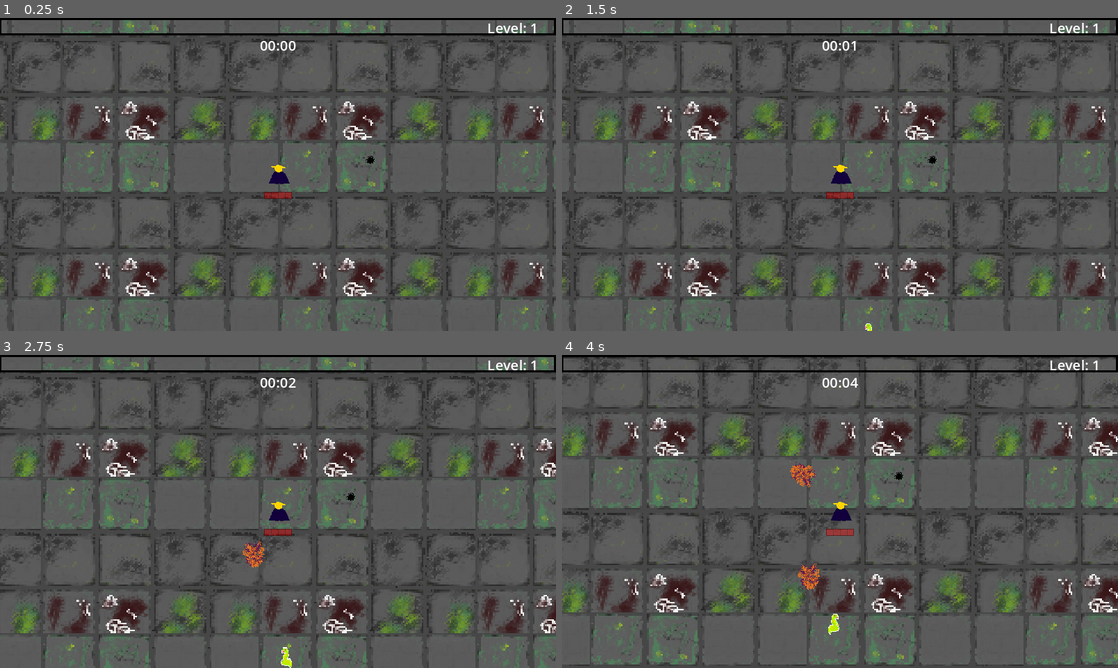
Above: before the commit, frames 1-4 (two rows, left to right).
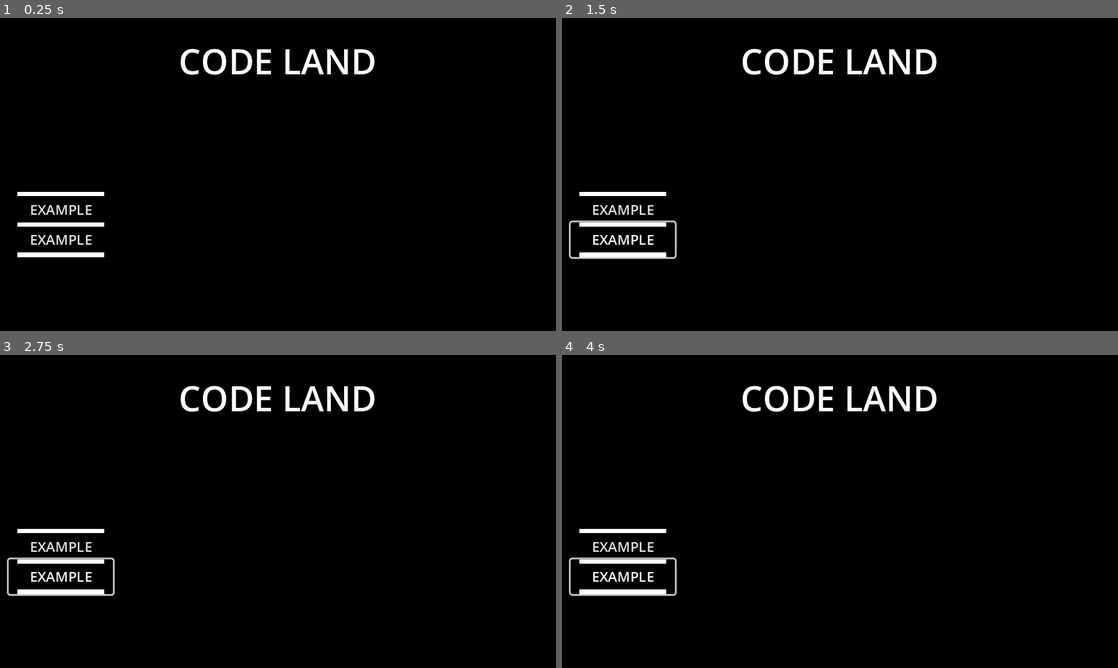
Above: after the commit, the same moments.

Repository: Jujubileuu/Code-Land
Game: Godot game, scene res://MenuScreen/menu.tscn
Two runs of this game, one before a commit and one after it. Both use one fixed random seed, a clock stepped at 60 frames per second and the inputs below. Before the commit the project starts from res://main.tscn. Video files are missing from this copy of the repository; at most half a second of black plays in their place.
Inputs (mouse positions are in pixels of both pictures, inside the frame that each line leads up to):
- Up to frame 1 (0.25 s): no input
- Up to frame 2 (1.5 s): click (623, 208) at 0.5 s, where only the run after the commit has a clickable "EXAMPLE"; click (623, 240) at 1.25 s, where only the run after the commit has a clickable "EXAMPLE"
- Up to frame 3 (2.75 s): move the mouse to (400, 495) at 2.02 s; hold D (right) from 2.03 s (still down); click (400, 495) at 2.1 s
- Up to frame 4 (4 s): move the mouse to (728, 527) at 2.77 s; release D (right) at 2.78 s; hold S (down) 2.78-3.53 s; click (728, 527) at 2.85 s; move the mouse to (895, 442) at 3.52 s; hold D (right) from 3.53 s (still down); click (895, 442) at 3.6 s

The runs differ from the first frame. In frame 1, 98% of the frame differs, in the area x 0-100%, y 0-100%; in frame 2, 98%; in frame 3, 98%; in frame 4, 98%.

Commit message:
Create Menu

Diff:
--- a/gametest/Jogador/jogador.gd
+++ b/gametest/Jogador/jogador.gd
@@ -261,7 +261,7 @@
 	deathPanel.visible = true
 	get_tree().paused = true
 	var tween = deathPanel.create_tween()
-	tween.tween_property(deathPanel,"position",Vector2(220,50),3.0).set_trans(Tween.TRANS_QUINT).set_ease(Tween.EASE_OUT)
+	tween.tween_property(deathPanel,"modulate",Color8(255,255,255,255),5).set_trans(Tween.TRANS_QUINT).set_ease(Tween.EASE_OUT)
 	tween.play()
 	if time >= 600:
 		lblResult.text = "SINTA-SE CODADO"
--- a/gametest/Jogador/jogador.tscn
+++ b/gametest/Jogador/jogador.tscn
@@ -8,6 +8,7 @@
 [ext_resource type="Texture2D" uid="uid://cwebj83ndibnb" path="res://Texturas/GUI/healthbar - Copia.png" id="6_x7xd8"]
 [ext_resource type="Texture2D" uid="uid://dx2vbyo26uyip" path="res://Texturas/GUI/health - Copia.png" id="7_t25b2"]
 [ext_resource type="PackedScene" uid="uid://ciaocokcky53" path="res://Utilidade/basic_button.tscn" id="8_ajqeu"]
+[ext_resource type="Texture2D" uid="uid://cv0o8a1evnf6c" path="res://Texturas/gameover.png" id="8_li8jj"]
 
 [sub_resource type="CapsuleShape2D" id="CapsuleShape2D_378vh"]
 radius = 45.0
@@ -157,17 +158,25 @@
 [node name="DeathPanel" type="Panel" parent="GUILayer/GUI"]
 unique_name_in_owner = true
 process_mode = 2
-layout_mode = 0
-offset_left = 225.0
-offset_top = -273.0
-offset_right = 425.0
-offset_bottom = -23.0
+visible = false
+modulate = Color(1, 1, 1, 0)
+layout_mode = 0
+offset_right = 640.0
+offset_bottom = 360.0
+
+[node name="TextureRect" type="TextureRect" parent="GUILayer/GUI/DeathPanel"]
+layout_mode = 0
+offset_right = 640.0
+offset_bottom = 360.0
+texture = ExtResource("8_li8jj")
 
 [node name="lbl_Result" type="Label" parent="GUILayer/GUI/DeathPanel"]
 unique_name_in_owner = true
 layout_mode = 0
-offset_right = 200.0
-offset_bottom = 50.0
+offset_top = 35.0
+offset_right = 640.0
+offset_bottom = 85.0
+theme_override_font_sizes/font_size = 30
 text = "RESULTADO"
 horizontal_alignment = 1
 vertical_alignment = 1
@@ -180,10 +189,10 @@
 
 [node name="btn_menu" parent="GUILayer/GUI/DeathPanel" instance=ExtResource("8_ajqeu")]
 layout_mode = 0
-offset_left = 60.0
-offset_top = 200.0
-offset_right = 140.0
-offset_bottom = 231.0
+offset_left = 280.0
+offset_top = 180.0
+offset_right = 360.0
+offset_bottom = 211.0
 text = "MENU"
 
 [node name="lblTimer" type="Label" parent="GUILayer/GUI"]
--- /dev/null
+++ b/gametest/MenuScreen/menu.gd
@@ -0,0 +1,9 @@
+extends Control
+
+var level = "res://main.tscn"
+
+func _on_btn_play_click_end():
+	var _level = get_tree().change_scene_to_file(level)
+
+func _on_btn_exit_click_end():
+	get_tree().quit()
--- /dev/null
+++ b/gametest/MenuScreen/menu.tscn
@@ -0,0 +1,75 @@
+[gd_scene load_steps=4 format=3 uid="uid://dg0q5232s6edv"]
+
+[ext_resource type="PackedScene" uid="uid://ciaocokcky53" path="res://Utilidade/basic_button.tscn" id="1_kgq80"]
+[ext_resource type="Script" path="res://MenuScreen/menu.gd" id="1_s3j26"]
+[ext_resource type="VideoStream" path="res://Texturas/menu.ogv" id="2_d5dep"]
+
+[node name="menu" type="Control"]
+layout_mode = 3
+anchors_preset = 15
+anchor_right = 1.0
+anchor_bottom = 1.0
+grow_horizontal = 2
+grow_vertical = 2
+script = ExtResource("1_s3j26")
+
+[node name="VideoStreamPlayer" type="VideoStreamPlayer" parent="."]
+layout_mode = 0
+offset_right = 640.0
+offset_bottom = 360.0
+stream = ExtResource("2_d5dep")
+autoplay = true
+expand = true
+loop = true
+
+[node name="ColorRect" type="ColorRect" parent="."]
+layout_mode = 0
+offset_left = 20.0
+offset_top = 200.0
+offset_right = 120.0
+offset_bottom = 205.0
+color = Color(127.612, 128.498, 128.498, 1)
+
+[node name="ColorRect2" type="ColorRect" parent="."]
+offset_left = 20.0
+offset_top = 235.0
+offset_right = 120.0
+offset_bottom = 240.0
+color = Color(127.612, 128.498, 128.498, 1)
+
+[node name="ColorRect3" type="ColorRect" parent="."]
+offset_left = 20.0
+offset_top = 270.0
+offset_right = 120.0
+offset_bottom = 275.0
+color = Color(127.612, 128.498, 128.498, 1)
+
+[node name="Label" type="Label" parent="."]
+layout_mode = 0
+offset_right = 640.0
+offset_bottom = 100.0
+theme_override_font_sizes/font_size = 40
+text = "CODE LAND"
+horizontal_alignment = 1
+vertical_alignment = 1
+
+[node name="btn_play" parent="." instance=ExtResource("1_kgq80")]
+layout_mode = 0
+offset_left = 10.0
+offset_top = 200.0
+offset_right = 130.0
+offset_bottom = 240.0
+theme_type_variation = &"FlatButton"
+
+[node name="btn_exit" parent="." instance=ExtResource("1_kgq80")]
+layout_mode = 0
+offset_left = 10.0
+offset_top = 235.0
+offset_right = 130.0
+offset_bottom = 275.0
+theme_type_variation = &"FlatButton"
+
+[connection signal="click_end" from="btn_play" to="." method="_on_btn_play_click_end"]
+[connection signal="click_end" from="btn_play" to="btn_play" method="_on_click_end"]
+[connection signal="click_end" from="btn_exit" to="." method="_on_btn_exit_click_end"]
+[connection signal="click_end" from="btn_exit" to="btn_exit" method="_on_click_end"]
--- a/gametest/Utilidade/basic_button.gd
+++ b/gametest/Utilidade/basic_button.gd
@@ -1,3 +1,14 @@
 extends Button
 
 signal click_end()
+
+func _on_mouse_entered():
+	pass
+	#$snd_hover.play()
+
+func _on_mouse_exited():
+	pass
+	#$snd_click.play()
+
+func _on_sdn_click_finished():
+	emit_signal("click_end")
--- a/gametest/Utilidade/basic_button.tscn
+++ b/gametest/Utilidade/basic_button.tscn
@@ -8,3 +8,11 @@
 offset_bottom = 8.0
 text = "EXAMPLE"
 script = ExtResource("1_0gjvn")
+
+[node name="sdn_hover" type="AudioStreamPlayer" parent="."]
+
+[node name="sdn_click" type="AudioStreamPlayer" parent="."]
+
+[connection signal="mouse_entered" from="." to="." method="_on_mouse_entered"]
+[connection signal="mouse_exited" from="." to="." method="_on_mouse_exited"]
+[connection signal="finished" from="sdn_click" to="." method="_on_sdn_click_finished"]
--- a/gametest/Utilidade/enemy_spawner.gd
+++ b/gametest/Utilidade/enemy_spawner.gd
@@ -4,7 +4,7 @@
 
 @onready var player = get_tree().get_first_node_in_group("player")
 
-var time = 0
+var time = 299
 
 signal changetime(time)
 
--- a/gametest/project.godot
+++ b/gametest/project.godot
@@ -11,7 +11,7 @@
 [application]
 
 config/name="GameTest"
-run/main_scene="res://main.tscn"
+run/main_scene="res://MenuScreen/menu.tscn"
 config/features=PackedStringArray("4.3", "Forward Plus")
 config/icon="res://icon.svg"
 
Not shown: 1 places in gametest/Jogador/jogador.tscn that only renumber resources
Not shown, added: gametest/Texturas/menu.ogv
